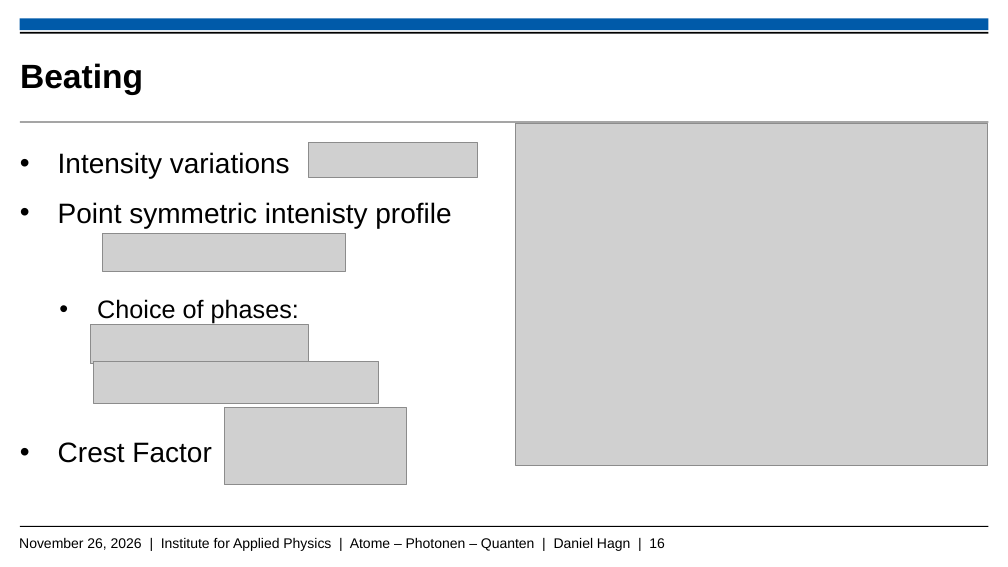
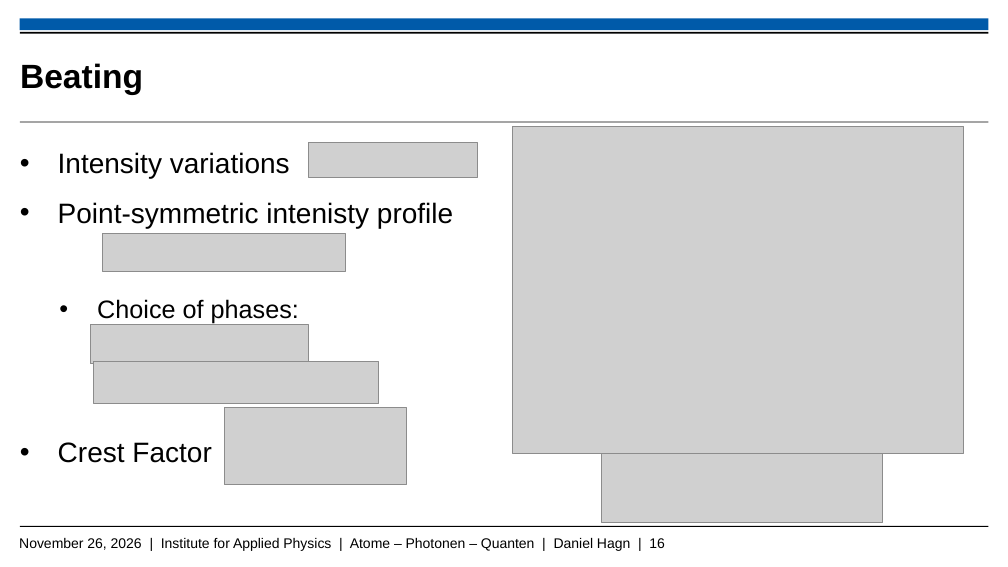
Before and after one commit to Daniel-Hagn-physik/Masterthesis_Backup, a slide deck: slide 16 of Hagn_Daniel_Mastervortrag.pptx. Drawn at 1008x567 pixels with LibreOffice and Linux fonts; fonts in the diff are those of the drawing; grey boxes stand for pictures; background and template pictures are left out. Boxes give left, top, right and bottom in pixels: in the first picture for what was removed or moved away, otherwise in the second. Text is boxed around its words. In the diff, an @@ line names an element or a change of style, - is before the commit and + after.

Commit message:
17

```diff
--- a/Hagn_Daniel_Mastervortrag.pptx
+++ b/Hagn_Daniel_Mastervortrag.pptx
@@ picture: place and size @@
-picture at [516, 124, 988, 467]
+picture at [513, 126, 964, 453]
@@ text at [58, 202, 453, 228]: text changed @@
-• Point symmetric intenisty profile
+• Point-symmetric intenisty profile
@@ picture added at [602, 454, 883, 522] @@
```
Also in this commit, not shown: 4 other slides changed, 1 slide added.
